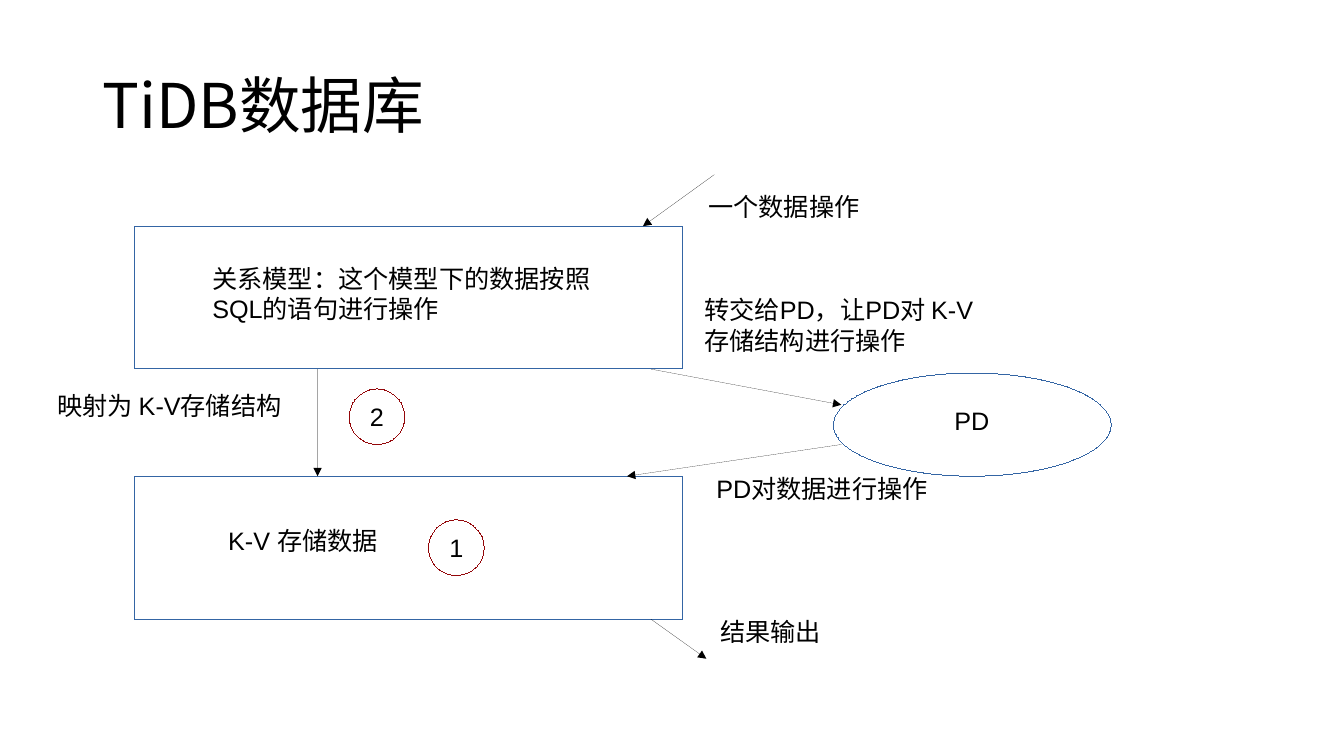
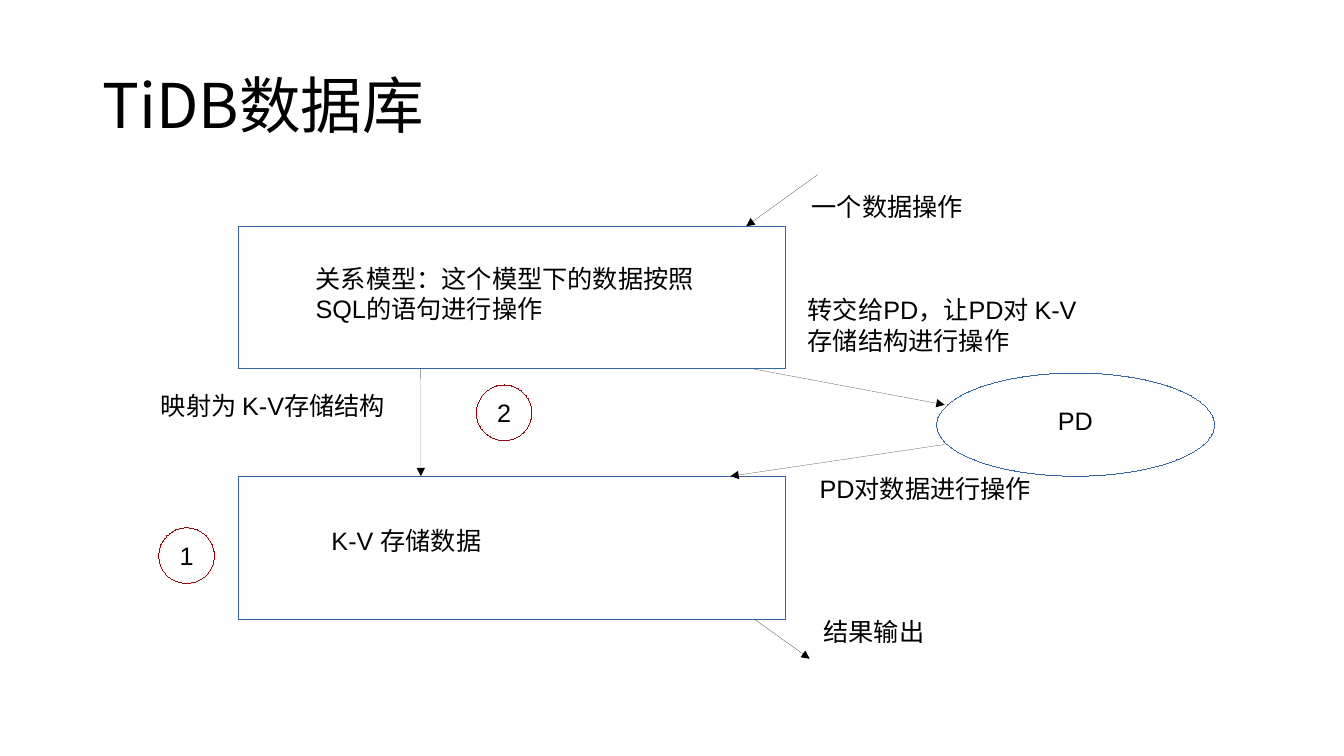
Before and after one commit to Doris404/Study-paper-channel, a slide deck: slide 7 of Chai' project/study material/notes/TiDB项目.pptx. Drawn at 1344x756 pixels with LibreOffice and Linux fonts; fonts in the diff are those of the drawing. Boxes give left, top, right and bottom in pixels: in the first picture for what was removed or moved away, otherwise in the second. Text is boxed around its words. In the diff, an @@ line names an element or a change of style, - is before the commit and + after.

```diff
--- a/Chai' project/study material/notes/TiDB项目.pptx
+++ b/Chai' project/study material/notes/TiDB项目.pptx
@@ arrow moved from (318, 369) - (318, 476) to (420, 369) - (420, 476) @@
@@ ellipse "2": place and size @@
-ellipse "2" at <box>349,389,404,445</box>
+ellipse "2" at <box>477,385,532,441</box>
@@ 8 texts, 4 arrows, 2 rectangles, 1 ellipse: place and size @@
-8 texts, 4 arrows, 2 rectangles, 1 ellipse at <box>58,174,1112,659</box>
+8 texts, 4 arrows, 2 rectangles, 1 ellipse at <box>161,174,1215,659</box>
@@ ellipse "1": place and size @@
-ellipse "1" at <box>429,520,484,576</box>
+ellipse "1" at <box>159,528,215,584</box>
```
Also in this commit, not shown: 5 other slides changed, 11 slides added, 2 slides removed, 1 other file.
